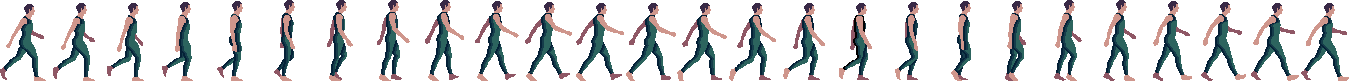
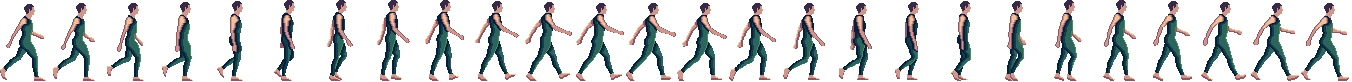
Two versions of the same layered image (1352x82). Layer-by-layer changes:
painted on "Walk_cropped_sprites.png" over [left=0, top=13, right=1349, bottom=81]
